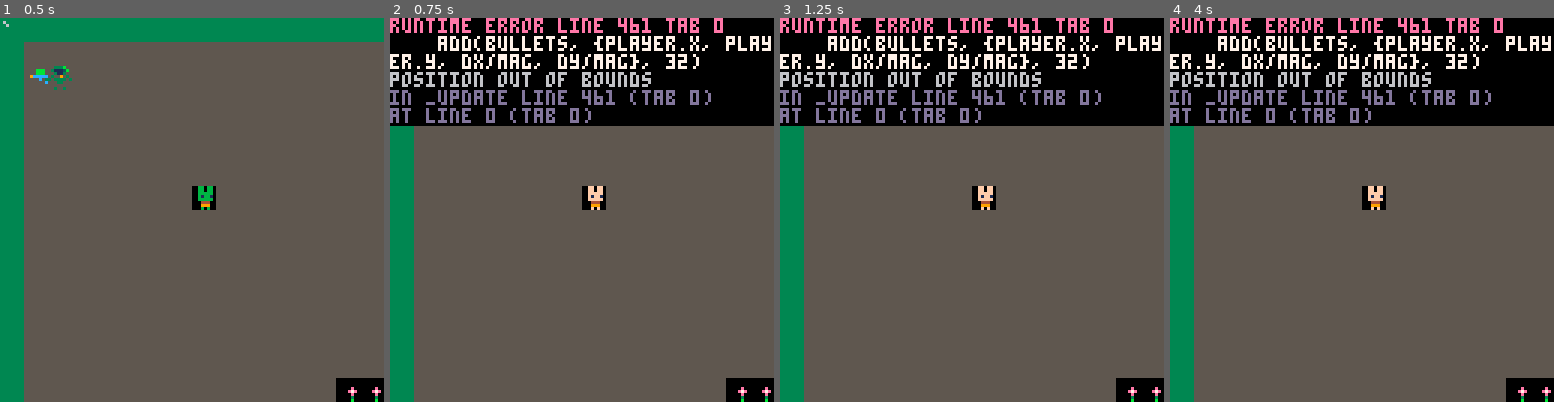
Above: before the commit, frames 1-4 (left to right).
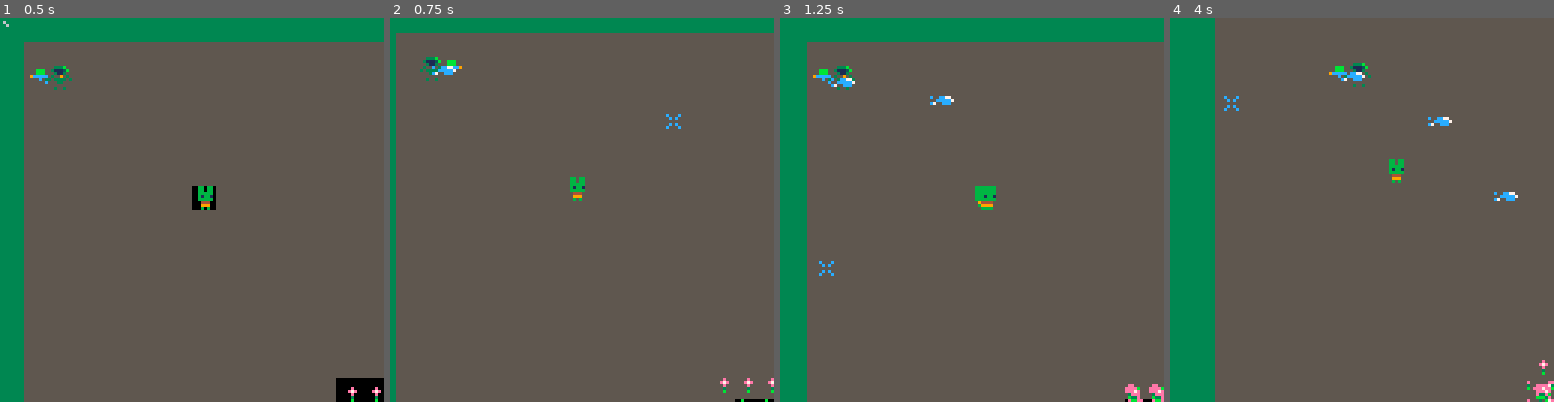
Above: after the commit, the same moments.

Repository: samboyer/ld46
Game: PICO-8 cartridge ld46.p8
Same seed, same stepped clock (60 frames per second), same inputs: the game is played once before the commit and once after it.
Inputs (mouse positions are in pixels of both pictures, inside the frame that each line leads up to):
- Up to frame 1 (0.5 s): no input
- Up to frame 2 (0.75 s): click (670, 121) at 0.67 s
- Up to frame 3 (1.25 s): click (826, 267) at 1.22 s
- Up to frame 4 (4 s): hold Right 1.6-2.1 s; click (1277, 114) at 1.77 s; hold Up 2.15-2.42 s; click (1342, 259) at 2.32 s; hold Right 2.47-3.03 s; click (1404, 106) at 2.87 s; hold Left 3.08-3.58 s; click (1465, 256) at 3.42 s; hold Down 3.63-3.97 s; click (1231, 102) at 3.97 s

Frame 1 is identical in both runs. In frame 2, 33% of the frame differs, in the area x 0-100%, y 0-100%; in frame 3, 30%; in frame 4, 34%.
Error before the commit: runtime error line 461 tab 0; add(bullets, {player.x, player.y, dx/mag, dy/mag}, 32); position out of bounds

Commit message:
Removed API, added bullet timeout and wall collision, cleaned up code a bit

Diff:
--- a/ld46.p8
+++ b/ld46.p8
@@ -23,331 +23,6 @@
 -- FLAGS
 -- 0x1 COLLIDABLE
 
-
-pi = 3.14
-
---- Cos now uses radians
-cos1 = cos function cos(angle) return cos1(angle/(3.1415*2)) end
---- Sin now uses radians
-sin1 = sin function sin(angle) return sin1(-angle/(3.1415*2)) end
-
-function asin(x)
-  local negate = (x < 0 and 1.0 or 0.0)
-  x = abs(x)
-  local ret = -0.0187293
-  ret *= x
-  ret += 0.0742610
-  ret *= x
-  ret -= 0.2121144
-  ret *= x
-  ret += 1.5707288
-  ret = 3.14159265358979*0.5 - sqrt(1.0 - x)*ret
-  return ret - 2 * negate * ret
-end
-
-function acos(x)
-  local negate = (x < 0 and 1.0 or 0.0)
-  x = abs(x);
-  local ret = -0.0187293;
-  ret *= x;
-  ret += 0.0742610;
-  ret *= x;
-  ret -= 0.2121144;
-  ret *= x;
-  ret += 1.5707288;
-  ret *= sqrt(1.0-x);
-  ret -= 2 * negate * ret;
-  return negate * 3.14159265358979 + ret;
-end
-
---- Function for calculating
--- exponents to a higher degree
--- of accuracy than using the
--- ^ operator.
--- Function created by samhocevar.
--- Source: https://www.lexaloffle.com/bbs/?tid=27864
--- @param x Number to apply exponent to.
--- @param a Exponent to apply.
--- @return The result of the
--- calculation.
-function pow(x,a)
-  if (a==0) return 1
-  if (a<0) x,a=1/x,-a
-  local ret,a0,xn=1,flr(a),x
-  a-=a0
-  while a0>=1 do
-      if (a0%2>=1) ret*=xn
-      xn,a0=xn*xn,shr(a0,1)
-  end
-  while a>0 do
-      while a<1 do x,a=sqrt(x),a+a end
-      ret,a=ret*x,a-1
-  end
-  return ret
-end
-
-function linear(t, b, c, d)
-  return c * t / d + b
-end
-
-function inQuad(t, b, c, d)
-  return c * pow(t / d, 2) + b
-end
-
-function outQuad(t, b, c, d)
-  t = t / d
-  return -c * t * (t - 2) + b
-end
-
-function inOutQuad(t, b, c, d)
-  t = t / d * 2
-  if (t < 1) return c / 2 * pow(t, 2) + b
-  return -c / 2 * ((t - 1) * (t - 3) - 1) + b
-end
-
-function outInQuad(t, b, c, d)
-  if (t < d / 2) return outQuad(t * 2, b, c / 2, d)
-  return inQuad((t * 2) - d, b + c / 2, c / 2, d)
-end
-
-function inCubic(t, b, c, d)
-  return c * pow(t / d, 3) + b
-end
-
-function outCubic(t, b, c, d)
-  return c * (pow(t / d - 1, 3) + 1) + b
-end
-
-function inOutCubic(t, b, c, d)
-  t = t / d * 2
-  if (t < 1) return c / 2 * t * t * t + b
-  t = t - 2
-  return c / 2 * (t * t * t + 2) + b
-end
-
-function outInCubic(t, b, c, d)
-  if (t < d / 2) return outCubic(t * 2, b, c / 2, d)
-  return inCubic((t * 2) - d, b + c / 2, c / 2, d)
-end
-
-function inQuart(t, b, c, d)
-  return c * pow(t/d, 4) + b
-end
-
-function outQuart(t, b, c, d)
-  return -c * (pow(t / d - 1, 4) - 1) + b
-end
-
-function inOutQuart(t, b, c, d)
-  t = t / d * 2
-  if (t < 1) return c / 2 * pow(t, 4) + b
-  t = t - 2
-  return -c / 2 * (pow(t, 4) - 2) + b
-end
-
-function outInQuart(t, b, c, d)
-  if (t < d / 2) return outQuart(t * 2, b, c / 2, d)
-  return inQuart((t * 2) - d, b + c / 2, c / 2, d)
-end
-
-function inQuint(t, b, c, d)
-  return c * pow(t / d, 5) + b
-end
-
-function outQuint(t, b, c, d)
-  return c * (pow(t / d - 1, 5) + 1) + b
-end
-
-function inOutQuint(t, b, c, d)
-  t = t / d * 2
-  if (t < 1) return c / 2 * pow(t, 5) + b
-  return c / 2 * (pow(t - 2, 5) + 2) + b
-end
-
-function outInQuint(t, b, c, d)
-  if (t < d / 2) return outQuint(t * 2, b, c / 2, d)
-  return inQuint((t * 2) - d, b + c / 2, c / 2, d)
-end
-
-function inSine(t, b, c, d)
-  return -c * cos(t / d * (pi / 2)) + c + b
-end
-
-function outSine(t, b, c, d)
-  return c * sin(t / d * (pi / 2)) + b
-end
-
-function inOutSine(t, b, c, d)
-  return -c / 2 * (cos(pi * t / d) - 1) + b
-end
-
-function outInSine(t, b, c, d)
-  if (t < d / 2) return outSine(t * 2, b, c / 2, d)
-  return inSine((t * 2) - d, b + c / 2, c / 2, d)
-end
-
-function inExpo(t, b, c, d)
-  if (t == 0) return b
-  return c * pow(2, 10 * (t / d - 1)) + b - c * 0.001
-end
-
-function outExpo(t, b, c, d)
-  if (t == d) return b + c
-  return c * 1.001 * (-pow(2, -10 * t / d) + 1) + b
-end
-
-function inOutExpo(t, b, c, d)
-  if (t == 0) return b
-  if (t == d) return b + c
-  t = t / d * 2
-  if (t < 1) return c / 2 * pow(2, 10 * (t - 1)) + b - c * 0.0005
-  return c / 2 * 1.0005 * (-pow(2, -10 * (t - 1)) + 2) + b
-end
-
-function outInExpo(t, b, c, d)
-  if (t < d / 2) return outExpo(t * 2, b, c / 2, d)
-  return inExpo((t * 2) - d, b + c / 2, c / 2, d)
-end
-
-function inCirc(t, b, c, d)
-  return (-c * (sqrt(1 - pow(t / d, 2)) - 1) + b)
-end
-
-function outCirc(t, b, c, d)
-  return (c * sqrt(1 - pow(t / d - 1, 2)) + b)
-end
-
-function inOutCirc(t, b, c, d)
-  t = t / d * 2
-  if (t < 1) return -c / 2 * (sqrt(1 - t * t) - 1) + b
-  t = t - 2
-  return c / 2 * (sqrt(1 - t * t) + 1) + b
-end
-
-function outInCirc(t, b, c, d)
-  if (t < d / 2) return outCirc(t * 2, b, c / 2, d)
-  return inCirc((t * 2) - d, b + c / 2, c / 2, d)
-end
-
-function inElastic(t, b, c, d, a, p)
-  if (t == 0) return b
-  t /= d
-  if (t == 1) return b + c
-  p = p or d * 0.3
-  local s
-
-  if not a or a < abs(c) then
-    a = c
-    s = p / 4
-  else
-    s = p / (2 * pi) * asin(c/a)
-  end
-
-  t -= 1
-  return -(a * pow(2, 10 * t) * sin((t * d - s) * (2 * pi) / p)) + b
-end
-
-function outElastic(t, b, c, d, a, p)
-  if (t == 0) return b
-  t /= d
-  if (t == 1) return b + c
-  p = p or d * 0.3
-  local s
-
-  if not a or a < abs(c) then
-    a = c
-    s = p / 4
-  else
-    s = p / (2 * pi) * asin(c/a)
-  end
-
-  return a * pow(2, -10 * t) * sin((t * d - s) * (2 * pi) / p) + c + b
-end
-
-function inOutElastic(t, b, c, d, a, p)
-  if (t == 0) return b
-  t = t / d * 2
-  if (t == 2) return b + c
-  p = p or d * (0.3 * 1.5)
-  a = a or 0
-  local s
-
-  if not a or a < abs(c) then
-    a = c
-    s = p / 4
-  else
-    s = p / (2 * pi) * asin(c / a)
-  end
-
-  if t < 1 then
-    t -= 1
-    return -0.5 * (a * pow(2, 10 * t) * sin((t * d - s) * (2 * pi) / p)) + b
-  end
-  t -= 1
-  return a * pow(2, -10 * t) * sin((t * d - s) * (2 * pi) / p ) * 0.5 + c + b
-end
-
-function outInElastic(t, b, c, d, a, p)
-  if (t < d / 2) return outElastic(t * 2, b, c / 2, d, a, p)
-  return inElastic((t * 2) - d, b + c / 2, c / 2, d, a, p)
-end
-
-function inBack(t, b, c, d, s)
-  s = s or 1.70158
-  t = t / d
-  return c * t * t * ((s + 1) * t - s) + b
-end
-
-function outBack(t, b, c, d, s)
-  s = s or 1.70158
-  t = t / d - 1
-  return c * (t * t * ((s + 1) * t + s) + 1) + b
-end
-
-function inOutBack(t, b, c, d, s)
-  s = s or 1.70158
-  s = s * 1.525
-  t = t / d * 2
-  if (t < 1) return c / 2 * (t * t * ((s + 1) * t - s)) + b
-  t = t - 2
-  return c / 2 * (t * t * ((s + 1) * t + s) + 2) + b
-end
-
-function outInBack(t, b, c, d, s)
-  if (t < d / 2) return outBack(t * 2, b, c / 2, d, s)
-  return inBack((t * 2) - d, b + c / 2, c / 2, d, s)
-end
-
-function outBounce(t, b, c, d)
-  t = t / d
-  if t < 1 / 2.75 then
-    return c * (7.5625 * t * t) + b
-  elseif t < 2 / 2.75 then
-    t = t - (1.5 / 2.75)
-    return c * (7.5625 * t * t + 0.75) + b
-  elseif t < 2.5 / 2.75 then
-    t = t - (2.25 / 2.75)
-    return c * (7.5625 * t * t + 0.9375) + b
-  end
-  t = t - (2.625 / 2.75)
-  return c * (7.5625 * t * t + 0.984375) + b
-end
-
-function inBounce(t, b, c, d)
-  return c - outBounce(d - t, 0, c, d) + b
-end
-
-function inOutBounce(t, b, c, d)
-  if (t < d / 2) return inBounce(t * 2, 0, c, d) * 0.5 + b
-  return outBounce(t * 2 - d, 0, c, d) * 0.5 + c * .5 + b
-end
-
-function outInBounce(t, b, c, d)
-  if (t < d / 2) return outBounce(t * 2, b, c / 2, d)
-  return inBounce((t * 2) - d, b + c / 2, c / 2, d)
-end
---END PICOTWEEN
-
 --SETUP
 pal(15,139,1)
 pal(2,131,1)
@@ -360,6 +35,7 @@
 worldsizex = 256 --size of arena in pixels
 worldsizey = 256
 bulletspeed = 0.5
+bulletlife = 40 -- life of bullet in frames
 
 --EFFECTS
 screen_shake = 0
@@ -373,7 +49,8 @@
   x = 16,
   y = 16,
   accel = 0.4,
-  maxspd = 1.8
+  maxspd = 1.8,
+  sprite = 64
 }
 
 function check_collisions(x, y, dx, dy, in_x) -- assume width=height=8
@@ -443,33 +120,55 @@
   -- end
 end
 
-function updatemouse()
+function update_mouse()
   mousex=stat(32)
   mousey=stat(33)
   lmbdown=(stat(34)%2==1)
   click = lmbdown and oldclick != lmbdown
   oldclick = lmbdown
+
+  if (click) add_bullet()
+end
+
+function add_bullet()
+  sfx(0, 3)
+  dx = mousex + screenx - player.x
+  dy = mousey + screeny - player.y
+  mag = sqrt(dx*dx + dy*dy) * bulletspeed
+  add(bullets, {
+    x = player.x,
+    y = player.y,
+    dx = dx/mag,
+    dy = dy/mag,
+    sprite = 32,
+    life = bulletlife,
+    dead = false
+  })
+
+  screen_shake = 10
+end
+
+function update_bullets()
+  deadbullet = nil
+  for b in all(bullets) do
+    if (not b.dead) then
+      b.x += b.dx
+      b.y += b.dy
+      b.life -= 1
+      b.dead = (b.life < 0) or check_collisions(b.x, b.y, b.dx, b.dy, false) or check_collisions(b.x, b.y, b.dx, b.dy, true)
+    else
+      deadbullet = b
+    end
+  end
+  if (deadbullet != nil) del(bullets, deadbullet)
 end
 
 function _update()
   control_player()
 
-  updatemouse()
-
-  if click then
-    sfx(0, 3)
-    dx =  mousex + screenx- player.x
-    dy = mousey + screeny - player.y
-    mag = sqrt(dx*dx + dy*dy) * bulletspeed
-    add(bullets, {player.x, player.y, dx/mag, dy/mag}, 32)
-
-    screen_shake = 10
-  end
-
-  for b in all(bullets) do
-    b[1] += b[3] --x+=dx
-    b[2] += b[4] --y+=dy
-  end
+  update_mouse()
+
+  update_bullets()
 
   --move screen
   pxs = player.x - screenx
@@ -486,6 +185,10 @@
 function draw_sprite(spriteno, x, y, flip_x)
   flip_x = flip_x or false
   spr(spriteno, x - screenx + screen_shake_x, y - screeny + screen_shake_y, 1, 1, flip_x)
+end
+
+function draw_object(obj)
+  spr(obj.sprite, obj.x - screenx + screen_shake_x, obj.y - screeny + screen_shake_y, 1, 1, obj.flip_x or false)
 end
 
 function _draw()
@@ -497,15 +200,14 @@
 
   pxs = player.x - screenx
   pys = player.y - screeny
-  --spr(64, pxs, pys) --player
-  draw_sprite(64, player.x, player.y)
+  draw_object(player)
   if mousex <= pxs
   then draw_sprite(65, player.x - 8, player.y) --right hand
   else draw_sprite(65, player.x + 8, player.y, true) --left hand
   end
 
   for b in all(bullets) do
-    draw_sprite(b[5], b[1], b[2])
+    if (not b.dead) draw_object(b)
   end
 
   if oldclick then ret = 17 else ret = 16 end
